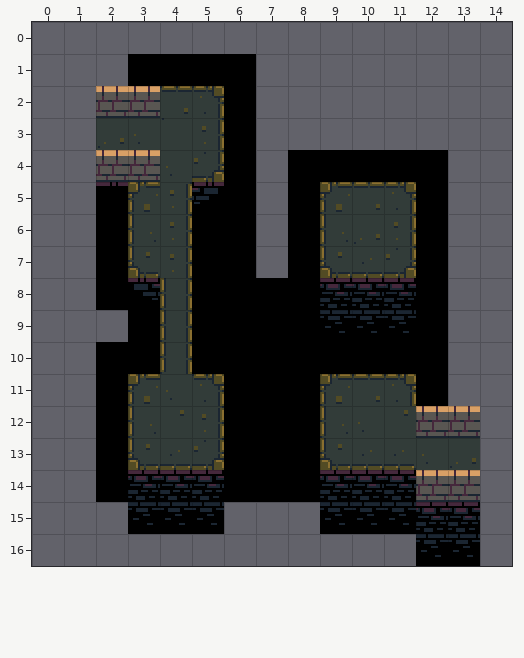
One commit to this Tiled map: core/assets/levels/bullet-01.tmx. That is the earlier state.
Cells are 32x32 px. Shown: x 0..14, y 0..16.
The same view after the edit:
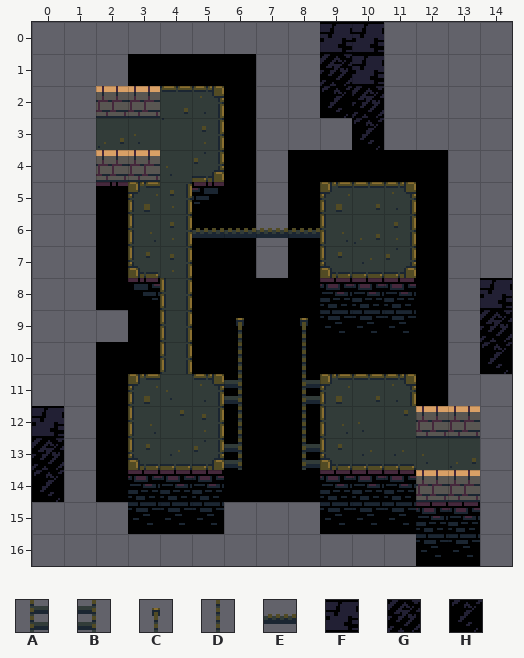
Key: from "tower": A 28, B 38, C 49, D 59, E 69, F 90, G 91, H 92.
_ is an empty cell, . an unchanged one.
Tiles of an added or newly shown layer are drawn over the layers below it.
Diff:
--- layer "guff" (added)
@@ x 9..10 @@
- 0 __
- 1 __
- 2 __
- 3 ._
+ 0 FF
+ 1 GF
+ 2 HG
+ 3 .H
@@ x 5..8 @@
- 6 ____
+ 6 EEEE
@@ x 0..14 @@
- 8 .............._
- 9 ......_._....._
-10 ......_._....._
-11 ......_._......
-12 _....._._......
-13 _....._._......
-14 _..............
+ 8 ..............F
+ 9 ......C.C.....G
+10 ......D.D.....H
+11 ......B.A......
+12 F.....D.D......
+13 G.....B.A......
+14 H..............
Boxes around the changes in both pictures, in picture pixels (x1, y1, x2, y2):
added: (320, 22, 384, 150)
added: (192, 228, 320, 238)
added: (480, 278, 512, 374)
added: (224, 318, 244, 470)
added: (300, 318, 320, 470)
added: (32, 406, 64, 502)
